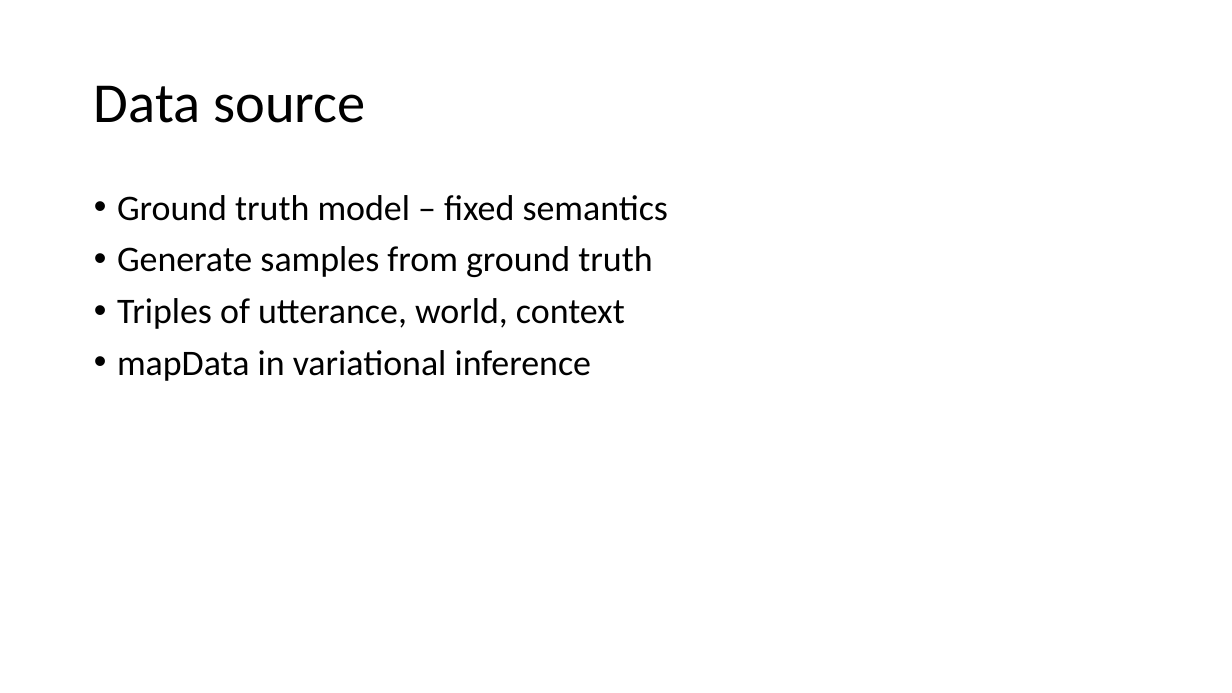
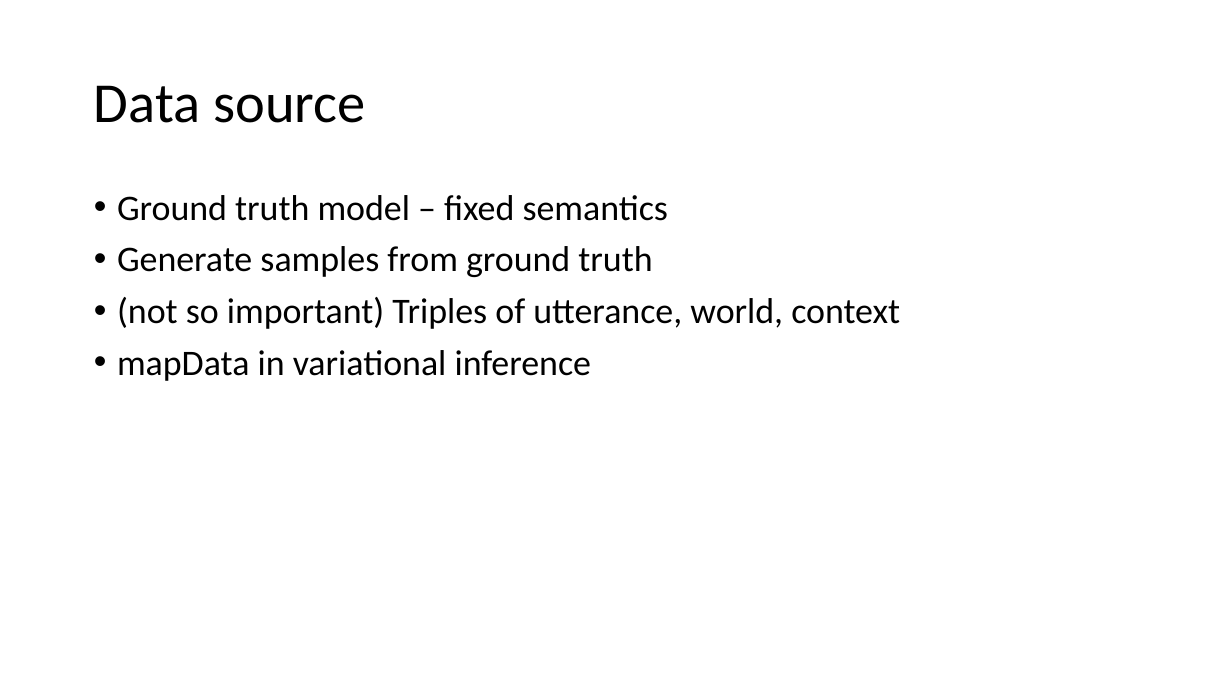
Before and after one commit to JsonFreeman/semppl, a slide deck: slide 12 of LabMeeting.pptx (slide 9 before the commit). Drawn at 1232x693 pixels with LibreOffice and Linux fonts; fonts in the diff are those of the drawing. Boxes give left, top, right and bottom in pixels: in the first picture for what was removed or moved away, otherwise in the second. Text is boxed around its words. In the diff, an @@ line names an element or a change of style, - is before the commit and + after.

```diff
--- a/LabMeeting.pptx
+++ b/LabMeeting.pptx
@@ text at (117,297,900,329): text changed @@
-• Triples of utterance, world, context
+• (not so important) Triples of utterance, world, context
```
Also in this commit, not shown: 7 other slides changed, 4 slides added, 1 slide removed.
